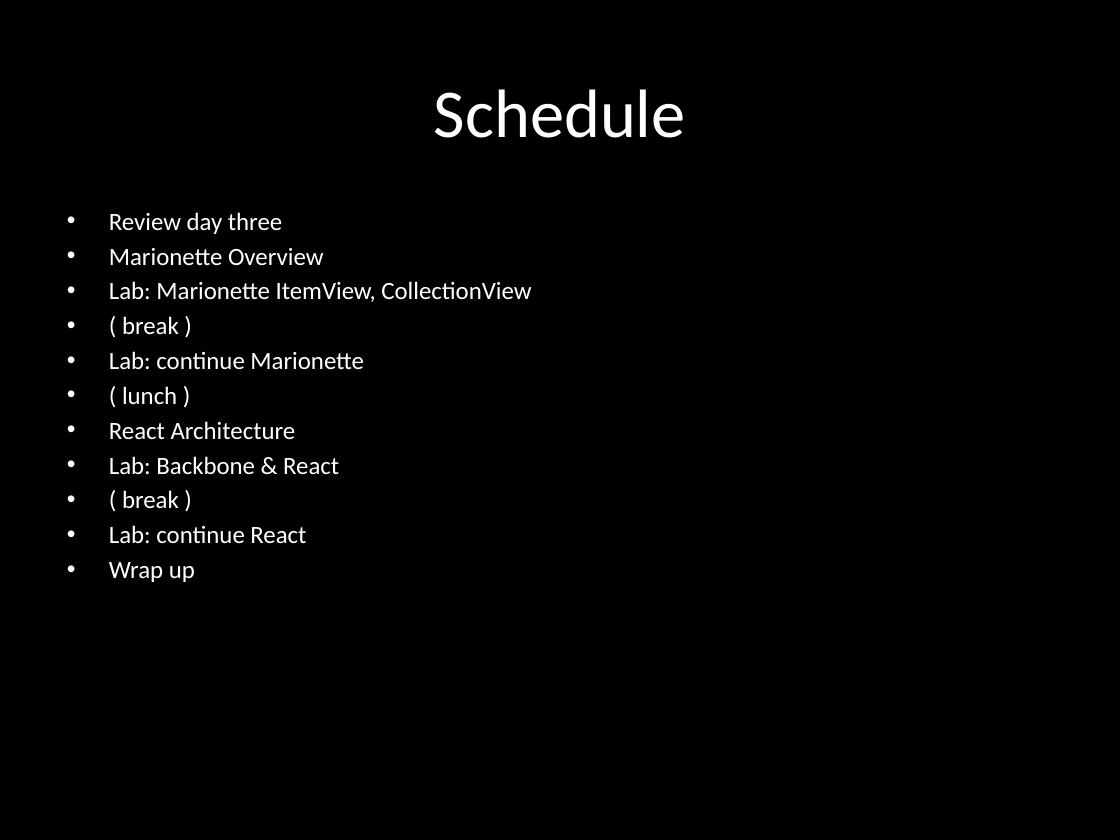
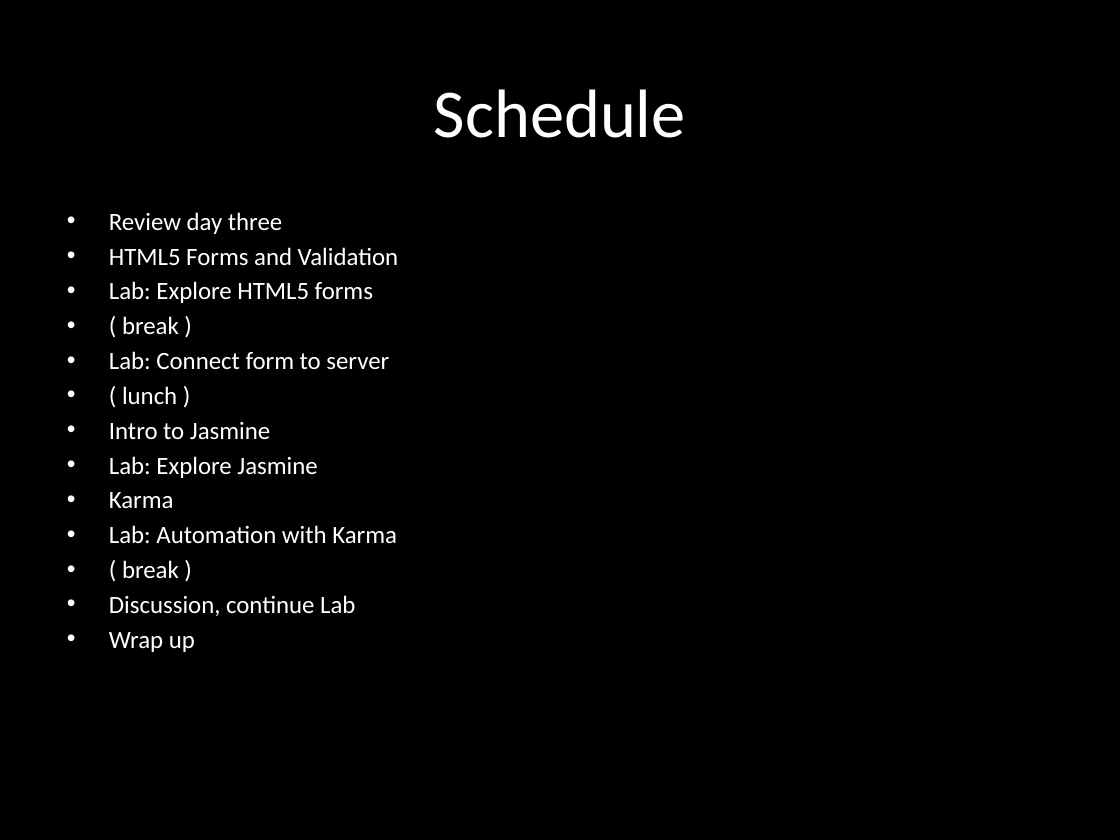
Before and after one commit to eliasjames/training-node-backbone, a slide deck: slide 2 of slides/Node & Backbone Slides Day 4.pptx. Drawn at 1120x840 pixels with LibreOffice and Linux fonts; fonts in the diff are those of the drawing. Boxes give left, top, right and bottom in pixels: in the first picture for what was removed or moved away, otherwise in the second. Text is boxed around its words. In the diff, an @@ line names an element or a change of style, - is before the commit and + after.

```diff
--- a/slides/Node & Backbone Slides Day 4.pptx
+++ b/slides/Node & Backbone Slides Day 4.pptx
@@ subtitle at <box>109,247,399,303</box>: text changed @@
-• Marionette Overview
-• Lab: Marionette ItemView, CollectionView
+• HTML5 Forms and Validation
+• Lab: Explore HTML5 forms
@@ subtitle at <box>109,351,389,369</box>: text changed @@
-• Lab: continue Marionette
+• Lab: Connect form to server
@@ subtitle at <box>109,422,397,544</box>: text changed @@
-• React Architecture
-• Lab: Backbone & React
+• Intro to Jasmine
+• Lab: Explore Jasmine
+• Karma
+• Lab: Automation with Karma
@@ subtitle at <box>109,595,355,616</box>: text changed @@
-• Lab: continue React
+• Discussion, continue Lab
```
Also in this commit, not shown: 2 other slides changed, 7 slides added, 2 slides removed, 8 other files.
